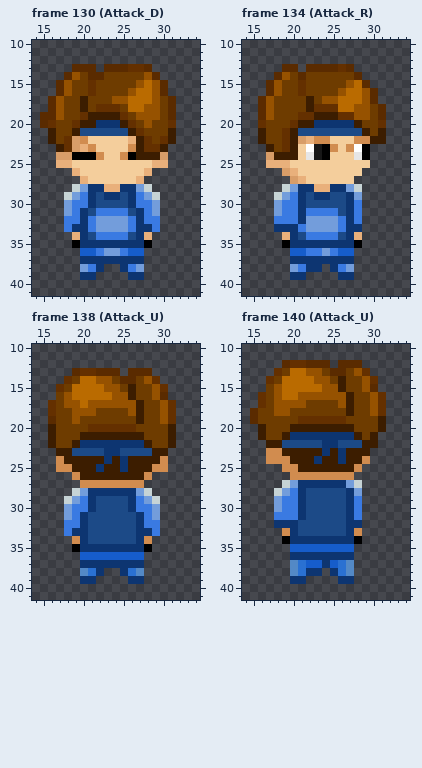
A pixel-art file gets an edit: Skins/Heat Resistance Armor.aseprite. That is the earlier state.
48x48 pixels, 176 frames. Colours within 5 levels of each other are drawn and written as one. Shown: frame 130 (Attack_D): x 14..34, y 10..41; frame 134 (Attack_R): x 14..34, y 10..41; frame 138 (Attack_U): x 14..34, y 10..41; frame 140 (Attack_U): x 14..34, y 10..41. The commit also changed other frames, which this record leaves out.
The result:
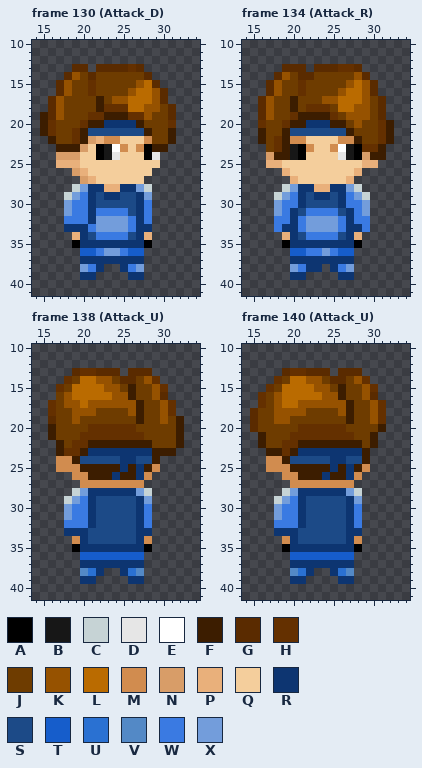
Palette (. is transparent): A #000000  B #171717  C #c6d3d5  D #e6e6e6  E #ffffff  F #3c1d00  G #5a2b00  H #643000  J #6e3c00  K #965200  L #ba6b00  M #d18c4f  N #d89d68  P #e9b07b  Q #f4ce9c  R #0d3571  S #1c4a87  T #165dcb  U #2a71d2  V #5389c6  W #3a7ae2  X #739ddb
Difference:
Frame 130 (Attack_D), layers "Head", "Torso_2":
y 13: x 21..22 G. -> .G; x 27..28 HG -> G.
y 14: x 22 G -> J; x 28..29 KG -> G.
y 15: x 29..30 KG -> G.
y 17: x 20 F -> J; x 22 J -> F; x 30..31 JG -> G.
y 18: x 20 F -> J; x 22 H -> F; x 25 J -> H
y 19: x 15 G -> F; x 20..22 HFF -> JHH; x 25..27 HJK -> FHH; x 29 K -> J
y 20: x 15 G -> F; x 19..20 HF -> JH; x 22 R -> F; x 25..28 FHJK -> RRFJ
y 21: x 15..16 .F -> FH; x 19..20 FS -> HF; x 26..28 FHJ -> SSF
y 22: x 18..24 HNMQQQQ -> JHFNPMM; x 26..28 PFH -> QQM; x 30 H -> J
y 23: x 18..29 HNPMQQQQMFHH -> FFNQABEMQMAF
y 24: x 19..30 AAAMQQMAFFFN -> NQQABDQQQAD.
y 25: x 19 Q -> P; x 29..30 PP -> Q.
y 26: x 19..20 PQ -> NP; x 28 P -> Q
y 27: x 20..21 PQ -> NP; x 27 P -> Q
y 29: x 26..27 RW -> SR; x 29 C -> .
y 30: x 26..27 RW -> SR; x 29 X -> .
y 31: x 20..21 RS -> WR; x 29 X -> .
y 32: x 20..21 RW -> WR; x 29 W -> .
y 33: x 18 W -> R; x 29 W -> .
Frame 134 (Attack_R), layers "Head", "Torso_2":
y 13: x 21..22 .G -> G.; x 27..28 G. -> HG
y 14: x 22 J -> G; x 28..29 G. -> KG
y 15: x 29..30 G. -> KG
y 17: x 20 J -> F; x 22 F -> J; x 30..31 G. -> JG
y 18: x 20 J -> F; x 22 F -> H; x 25 H -> J
y 19: x 20..22 JHH -> HFF; x 25..27 FHH -> HJK
y 20: x 19..20 JH -> HF; x 22 F -> R; x 25..28 RRRF -> FFJK; x 32 . -> F
y 21: x 19..20 HF -> FS; x 27..29 SSF -> FJJ; x 31..32 F. -> HF
y 22: x 18..24 JHFNPMM -> HFMMQQQ; x 26..32 QQMMFF. -> MMFJJHF
y 23: x 17..24 FJHFQEBA -> JHFBAMQQ; x 26..31 QMEA.. -> EBAHHF
y 24: x 20..24 FQDBA -> BAQQQ; x 26..31 QQDA.. -> DBANFF
y 25: x 19 P -> Q; x 29..30 Q. -> PP
y 26: x 19..20 NP -> PQ; x 28 Q -> P
y 27: x 20..21 NP -> PQ; x 27 Q -> P
y 29: x 26..27 SR -> RW; x 29 . -> C
y 30: x 26..27 SR -> RW; x 29 . -> X
y 31: x 20..21 WR -> RS; x 29 . -> X
y 32: x 20..21 WR -> RW; x 29 . -> W
y 33: x 18 R -> W; x 29 . -> W
Frame 138 (Attack_U), layers "Head", "Torso_2":
y 19: x 31..32 H. -> JF
y 20: x 31..32 F. -> JF
y 21: x 20..27 FFFFFFFF -> HHHHHHHH; x 31..32 F. -> JF
y 22: x 16..17 FJ -> .F; x 19..27 FRRRRRRRR -> HHFFFFFFF; x 31..32 F. -> JF
y 23: x 18..22 FSSSS -> HHFRR; x 25..28 SSSS -> RRRR; x 31 . -> F
y 24: x 18 F -> M; x 20..24 FFFRF -> SSSSS; x 26..28 FFF -> RSS; x 30 M -> .
y 25: x 19 F -> M; x 22 R -> F; x 27 F -> R; x 30 M -> .
y 26: x 20 F -> M; x 24 F -> R; x 27 F -> R
y 29: x 26..27 RW -> SR; x 29 C -> .
y 30: x 26..27 RW -> SR; x 29 X -> .
y 31: x 20..21 RS -> WR; x 29 X -> .
y 32: x 20..21 RS -> WR; x 29 W -> .
y 33: x 18 W -> R; x 29 W -> .
Frame 140 (Attack_U), layers "Head", "Torso_2", "Legs_2":
y 12: x 19..24 GHHGGG -> ......; x 26..28 GGG -> ...
y 13: x 18..25 HJLLKKJG -> .GHHGGG.; x 27..29 JKH -> GG.
y 14: x 17..19 HJL -> .HJ; x 22 L -> K; x 24..26 KJF -> JGG; x 28..30 JKH -> KH.
y 15: x 17..18 JK -> HJ; x 23 L -> K; x 25 K -> J; x 30 G -> H
y 16: x 21..23 KKK -> LLL; x 26..27 KF -> FJ; x 29..31 JKH -> KG.
y 17: x 19..20 KK -> LL; x 22..25 JJJJ -> KKKK
y 18: x 20..21 JJ -> KK; x 26 J -> K
y 19: x 18..19 JJ -> KK; x 21..27 HHHHHHJ -> JJJJJJF; x 30..31 JF -> KH
y 20: x 15..16 .F -> GJ; x 20..27 FFFFFFFF -> JHHHHHHJ
y 21: x 19..28 FRRRRRRRRF -> JHHHHHHHHJ
y 22: x 16..29 .FFSSSSSRRSSSF -> FJJHHFFFFFFFFJ
y 23: x 17..19 MMF -> FFH; x 21..23 FFF -> RRR; x 25 F -> R; x 27..28 FF -> RR
y 24: x 19..25 MFFFRFF -> FSSSSSR; x 27..29 FFM -> SSF
y 25: x 17..18 .. -> MM; x 20 M -> F; x 25 F -> R; x 27..29 FM. -> RFM
y 26: x 19 . -> M; x 21..28 MMMMMMM. -> FFFRFFRM
y 27: x 19..28 CXRRRRRRXC -> .MMMMMMMM.
y 28: x 18..20 CXW -> .CX; x 22..28 SSSSSRX -> RRRRRXC
y 29: x 18..19 XW -> CX; x 28 W -> X
y 31: x 18 W -> X
y 32: x 18..21 RRRS -> WWWR; x 28 R -> W
y 33: x 18..19 .M -> RR; x 28 M -> R
y 34: x 19 A -> M; x 21..26 RRRRRR -> SSSSSS; x 28 A -> M
y 35: x 19..28 .TTTTTTTT. -> ARRRRRRRRA
y 36: x 20..27 RRRRRRRR -> TTTTTTTT
y 37: x 20..23 VUTT -> RRRR; x 25..27 TUV -> RRR
y 38: x 23 R -> .
